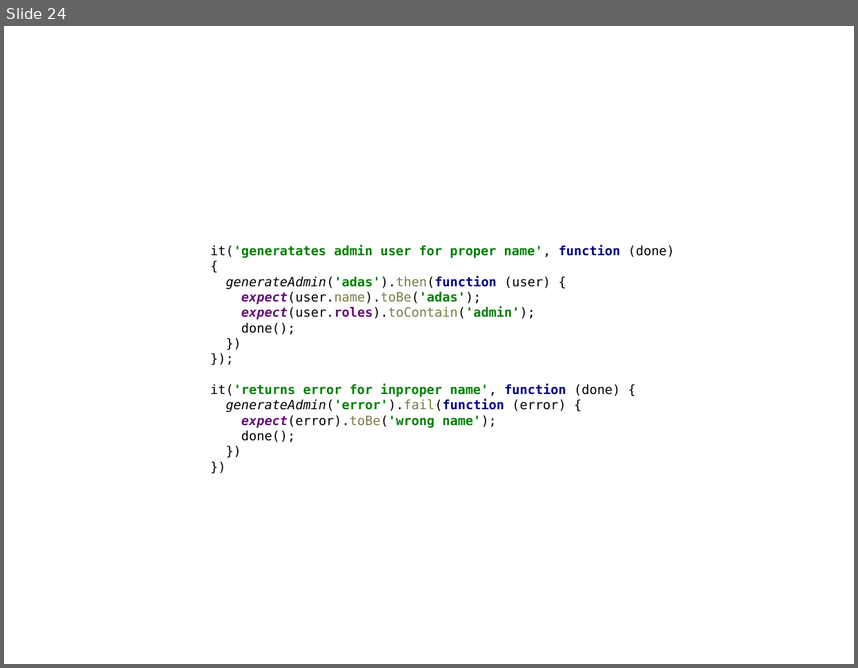
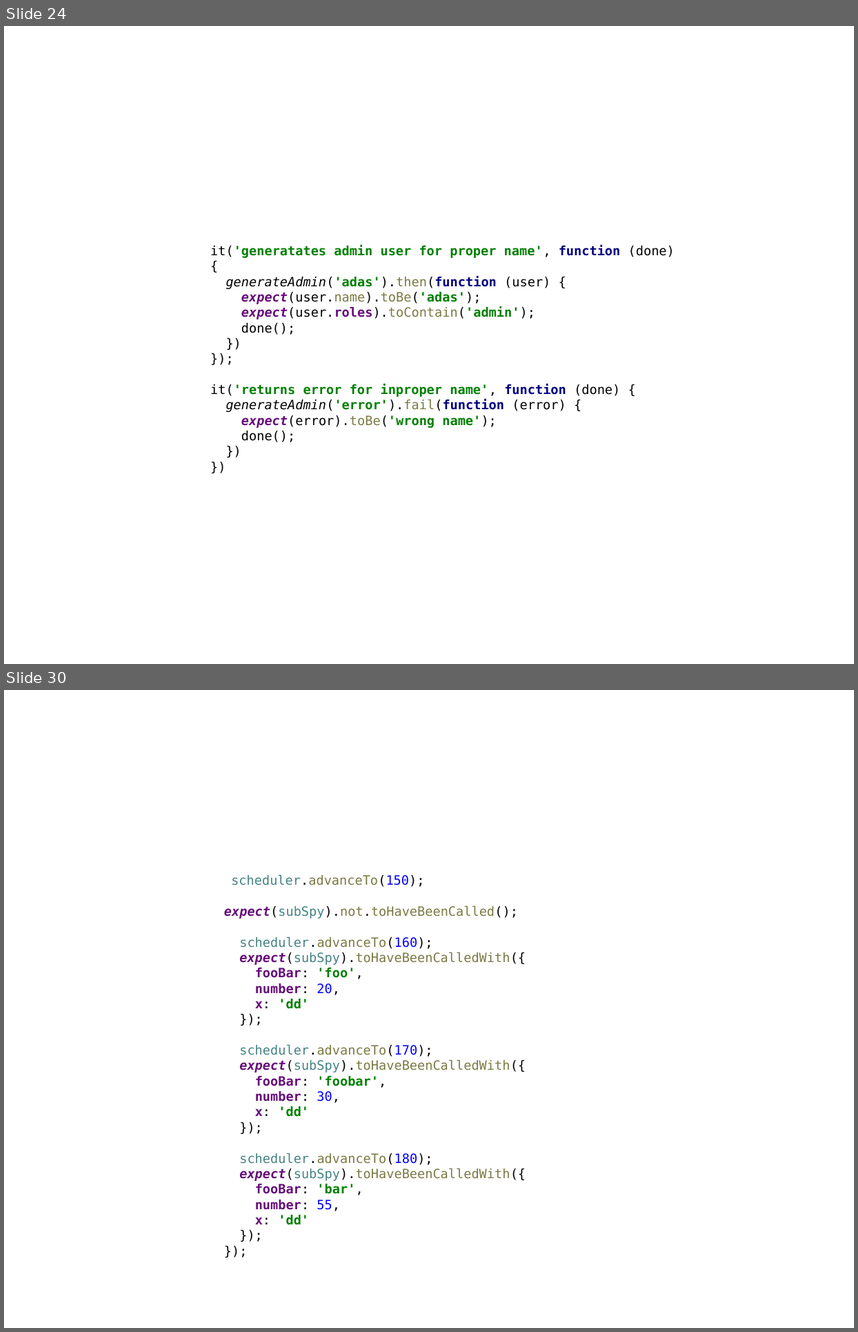
Before and after one commit to sielakos/js-monads, a slide deck: monads.odp. Shown one above the other, each under a label of ours: slide 24 before the commit, slides 24 and 30 after it; the slides between them are not shown. The pictures are 858x668 and 858x1332 pixels, drawn with LibreOffice and Linux fonts; fonts in the diff are those of the drawing. Boxes give left, top, right and bottom in pixels: in the first picture for what was removed or moved away, otherwise in the second. Text is boxed around its words. In the diff, an @@ line names an element or a change of style, - is before the commit and + after.

```diff
--- a/monads.odp
+++ b/monads.odp
@@ slide 30 added at <box>4,690,854,1328</box>, background #FFFFFF @@
@@ text added at <box>224,874,526,1225</box>, 12 pt, text #7A7A43 @@
+scheduler.advanceTo(150);
+expect(subSpy).not.toHaveBeenCalled();
+scheduler.advanceTo(160);
+expect(subSpy).toHaveBeenCalledWith({
+fooBar: 'foo',
+number: 20,
+x: 'dd'
+});
+scheduler.advanceTo(170);
+expect(subSpy).toHaveBeenCalledWith({
+fooBar: 'foobar',
+number: 30,
+x: 'dd'
+});
+scheduler.advanceTo(180);
+expect(subSpy).toHaveBeenCalledWith({
+fooBar: 'bar',
+number: 55,
+x: 'dd'
+});
+});
```
Also in this commit, not shown: 1 slide changed, 6 other slides added, 6 other files.
